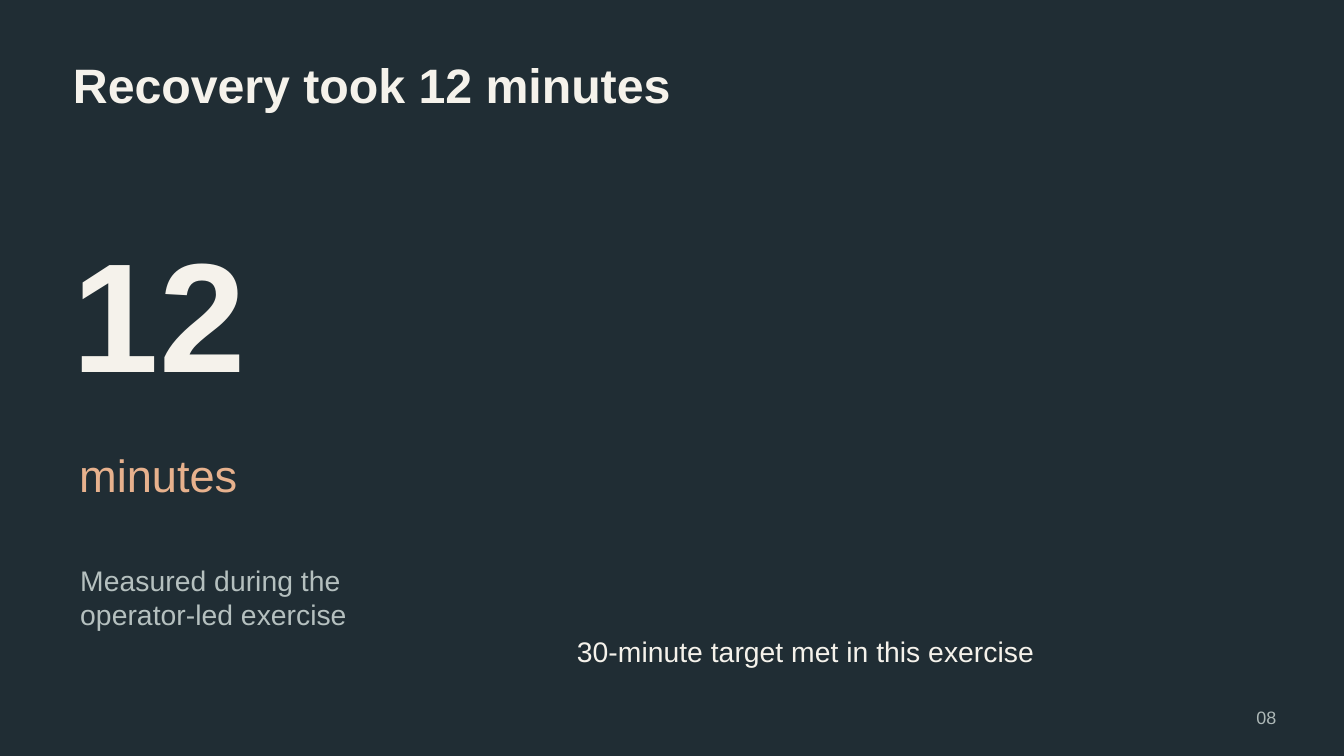
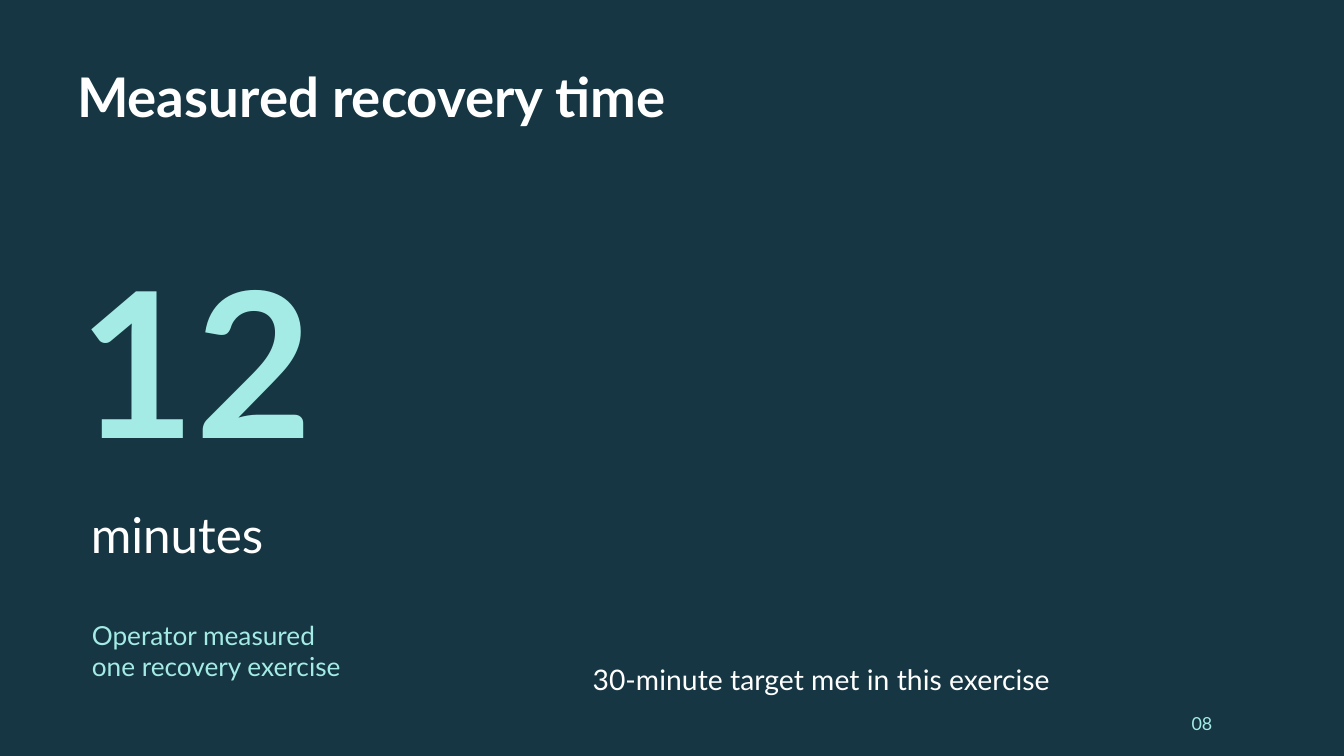
Before and after one commit to Shemarhn/northstar-aws-recovery, a slide deck: slide 8 of docs/presentation/Northstar-Repairs-Case-Study.pptx. Drawn at 1344x756 pixels with LibreOffice and Linux fonts; fonts in the diff are those of the drawing. Boxes give left, top, right and bottom in pixels: in the first picture for what was removed or moved away, otherwise in the second. Text is boxed around its words. In the diff, an @@ line names an element or a change of style, - is before the commit and + after.

```diff
--- a/docs/presentation/Northstar-Repairs-Case-Study.pptx
+++ b/docs/presentation/Northstar-Repairs-Case-Study.pptx
@@ background #202D34 to #153642 @@
@@ text at (77,76,666,126): text changed; size 34.5 to 39 pt; font Arial to Lato; text colour #F5F2EB to #FFFFFF @@
-Recovery took 12 minutes
+Measured recovery time
@@ text "12": place and size @@
-text "12" at (73,263,246,372)
+text "12" at (78,290,313,438)
@@ text "12" at (78,290,313,438): size 111 to 144.8 pt, font Arial to Lato, text colour #F5F2EB to #A4EBE5 @@
@@ text "minutes": place and size @@
-text "minutes" at (79,459,237,493)
+text "minutes" at (91,517,264,554)
@@ text "minutes" at (91,517,264,554): size 32.2 to 35.2 pt, font Arial to Lato, text colour #E7B18D to #FFFFFF @@
@@ text at (92,625,340,681): text changed; size 20.2 to 18.8 pt; font Arial to Lato; text colour #B5C0BF to #A4EBE5 @@
-Measured during the
-operator-led exercise
+Operator measured
+one recovery exercise
@@ text "30-minute target met in this ...": place and size @@
-text "30-minute target met in this ..." at (577,641,1033,668)
+text "30-minute target met in this ..." at (593,669,1050,695)
@@ text "30-minute target met in this ..." at (593,669,1050,695): font Arial to Lato, text colour #F5F2EB to #FFFFFF @@
@@ text "08": place and size @@
-text "08" at (1256,711,1276,724)
+text "08" at (1192,717,1213,730)
@@ text "08" at (1192,717,1213,730): font Arial to Lato, text colour #ADB8B7 to #A4EBE5 @@
```
Also in this commit, not shown: 7 other slides changed, 4 slides added, 4 slides removed, 21 other files.
